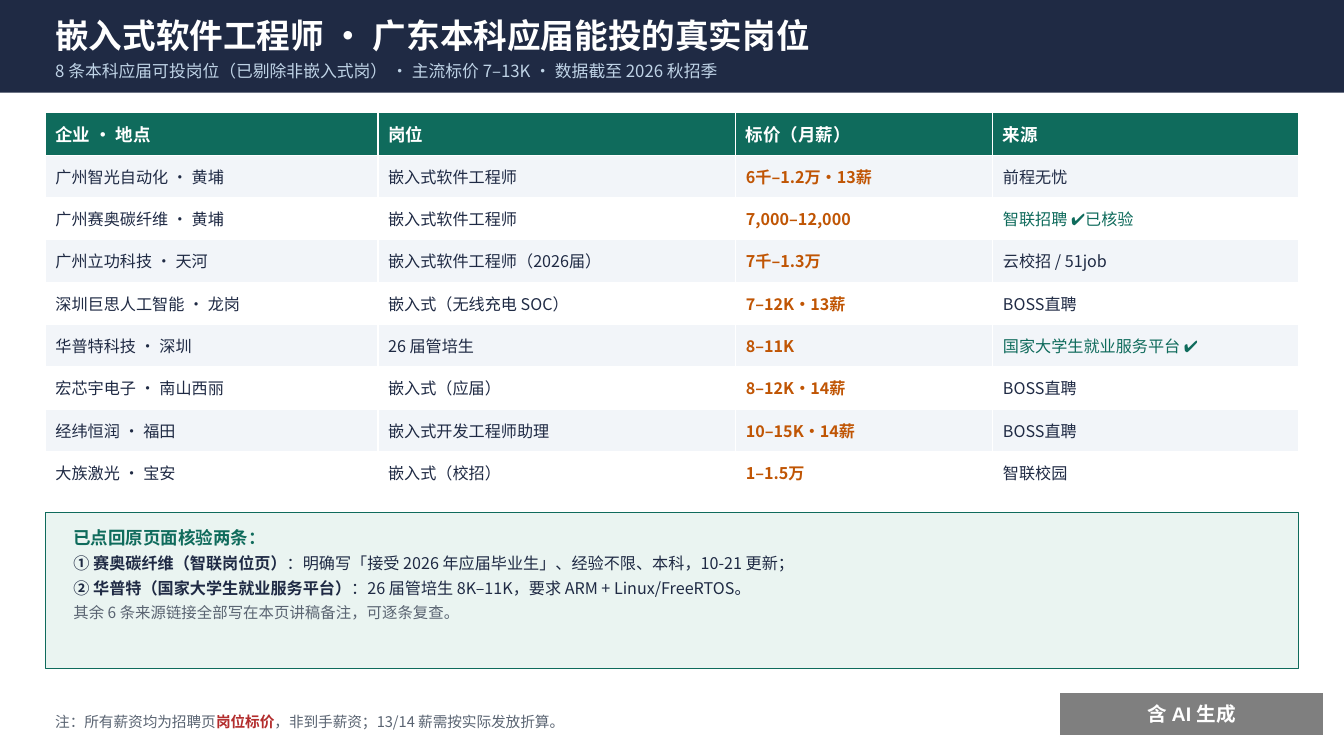
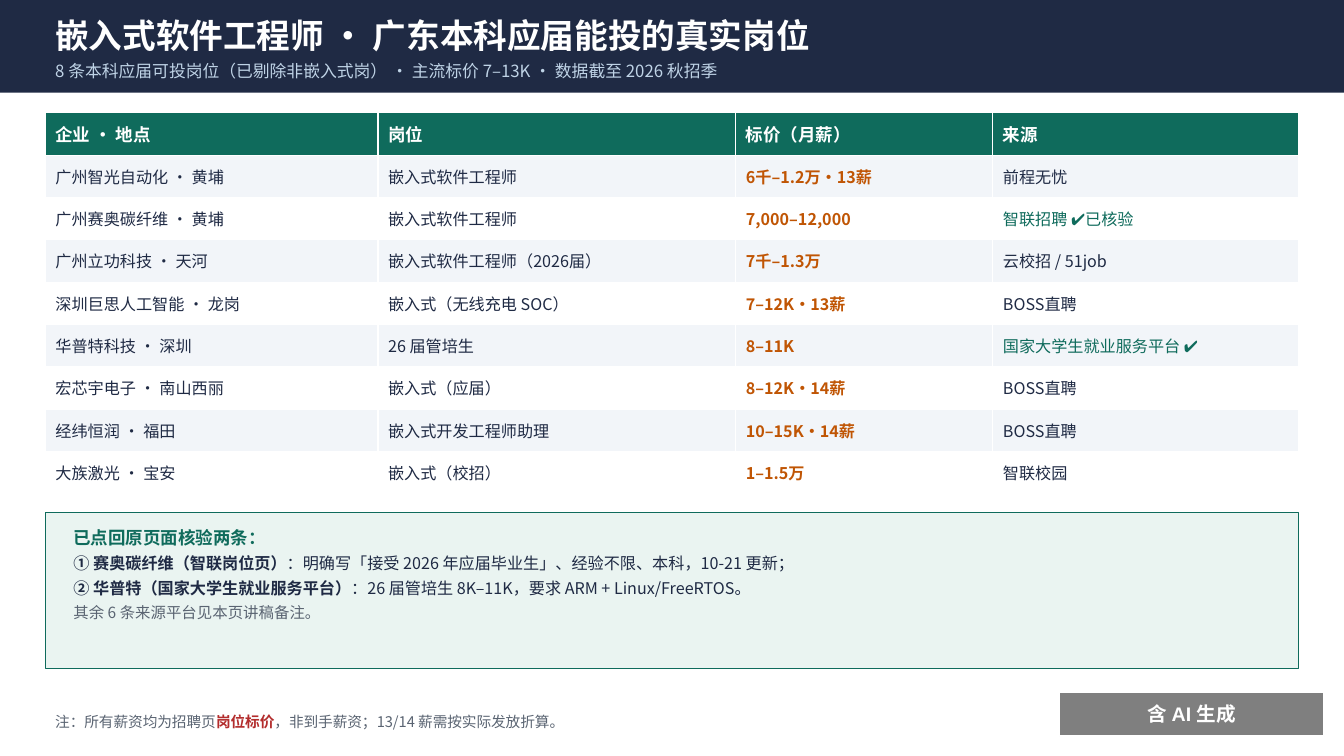
Before and after one commit to STAR-0508/cuddly-winner, a slide deck: slide 1 of 嵌入式软件工程师_2页/嵌入式软件工程师就业与薪资_2页.pptx. Drawn at 1344x756 pixels with LibreOffice and Linux fonts; fonts in the diff are those of the drawing. Boxes give left, top, right and bottom in pixels: in the first picture for what was removed or moved away, otherwise in the second. Text is boxed around its words. In the diff, an @@ line names an element or a change of style, - is before the commit and + after.

```diff
--- a/嵌入式软件工程师_2页/嵌入式软件工程师就业与薪资_2页.pptx
+++ b/嵌入式软件工程师_2页/嵌入式软件工程师就业与薪资_2页.pptx
@@ text at [73,605,321,619]: text changed @@
-其余 6 条来源链接全部写在本页讲稿备注，可逐条复查。
+其余 6 条来源平台见本页讲稿备注。
```
Also in this commit, not shown: 2 other files.
